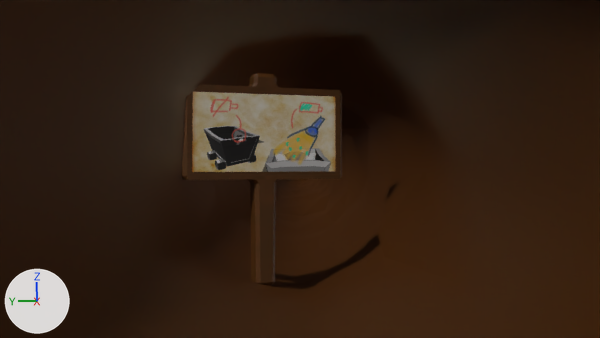
An edit to the Blender file Tool/GraduationStage.blend, drawn before and after from the same camera.
One viewpoint serves both versions: the file's camera 'Camera'. The lights are fixed; the arrows at lower left show +X, +Y and +Z. The picture after the commit comes second.

Script lines for the objects in view, before the commit:
```python
me_nurbsパス_004 = bpy.data.meshes.new('NURBSパス.004')
me_nurbsパス_004.from_pydata(...)  # 2940 vertices, 3282 faces; spans x -1.0..1479.0, y -47.0..484.0, z -27.0..68.0
me_nurbsパス_004.polygons.foreach_set('use_smooth', [True] * 3282)
me_nurbsパス_004.materials.append(mat_ground)
me_立方体_006 = bpy.data.meshes.new('立方体.006')
me_立方体_006.from_pydata(...)  # 120 vertices, 122 faces; spans x -1.62..1.62, y -0.2..0.2, z -0.2..3.86
me_立方体_006.materials.append(mat_signboard_001)  # picture img_signboard_png_001
ob_cave = bpy.data.objects.new('cave', me_nurbsパス_004)
ob_cave.location = (0.0, 0.0, 0.75)
ob_signboard_001 = bpy.data.objects.new('signBoard.001', me_立方体_006)
ob_signboard_001.location = (46.57, 2.07, -5.15)
ob_signboard_001.rotation_euler = (0.0, 0.0, 1.968)  # degrees (0, 0, 113)
ob_signboard_001.scale = (2.9, 2.9, 2.9)
```
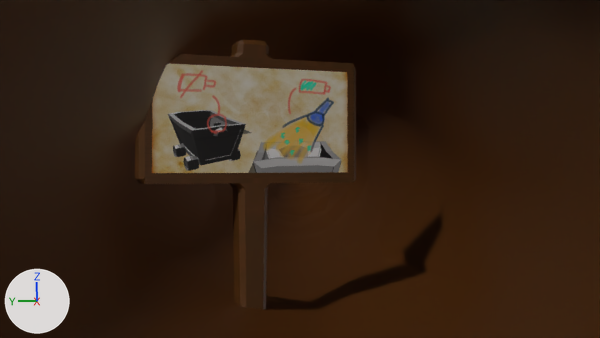
Where the newer file only moved an object's origin or applied its transform, the numbers keep the older frame.

Changed parts and their boxes (x1, y1, x2, y2) in the pictures (600 x 338 px):
'signBoard.001', moved
    before: (182, 73, 342, 285)
    after: (135, 39, 356, 309)

The change, as a list of edits to the scene's bpy script:
```text
Change me_立方体_006:
    used by ob_signboard_001; location = (46.57, 2.07, -5.15); rotation_euler = (0.0, 0.0, 1.968), in degrees (0, 0, 113); scale = (2.9, 2.9, 2.9)
    remove me_立方体_006.from_pydata(...)  # 120 vertices, 122 faces; spans x -1.62..1.62, y -0.2..0.2, z -0.2..3.86
    add me_立方体_006.from_pydata(...)  # 120 vertices, 122 faces; spans x -0.01..3.24, y 3.65..4.04, z -0.2..3.86
    me_立方体_006 part 1: the whole mesh is moved by (1.61, 3.85, 0.0)
```
